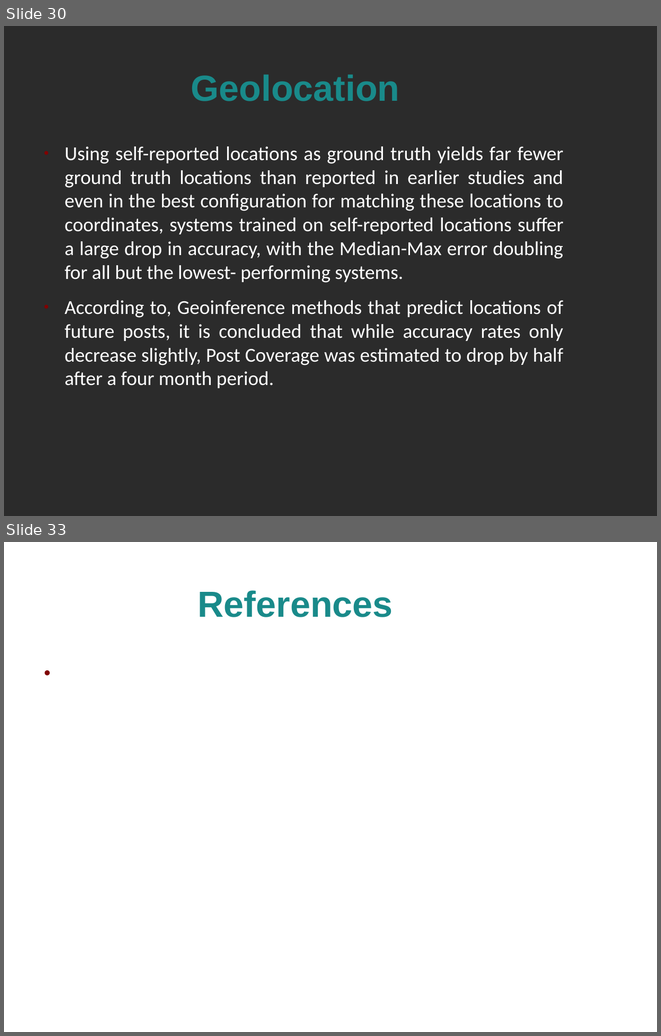
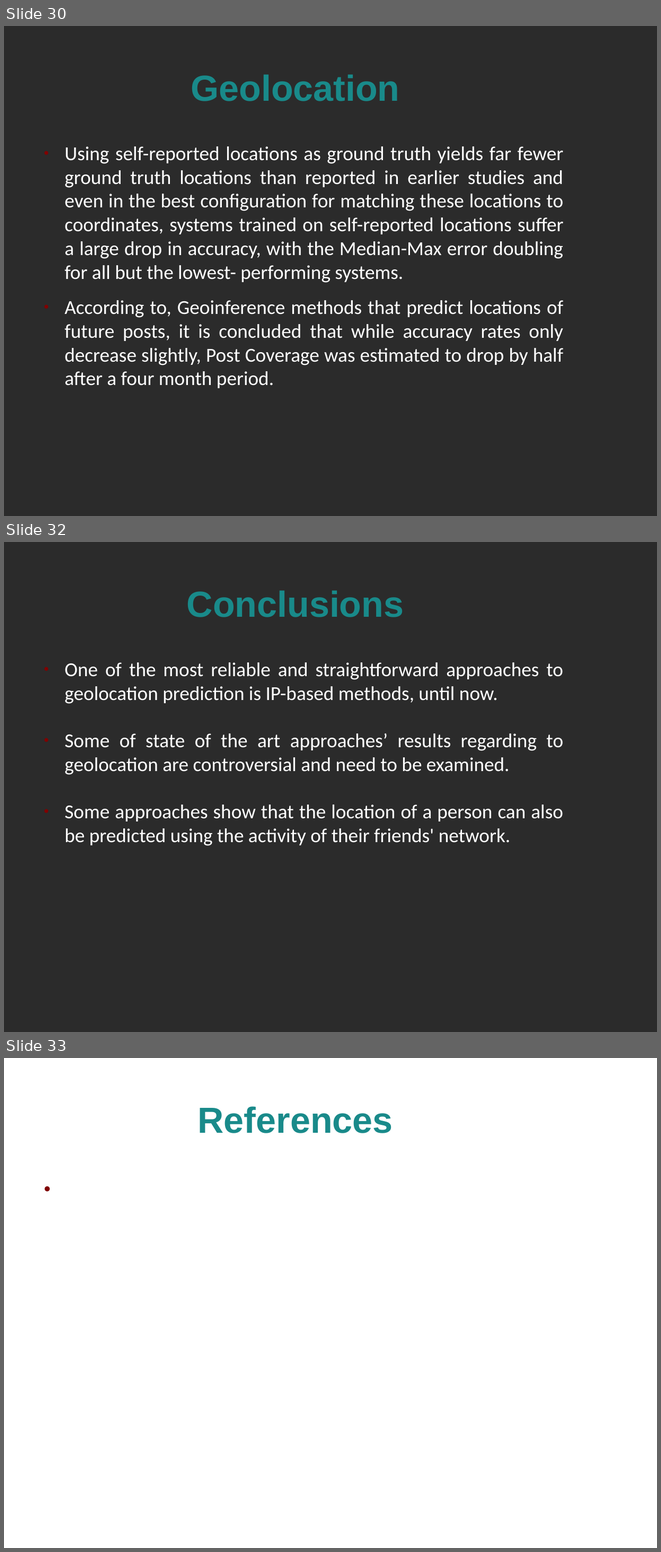
Before and after one commit to alextsil/twitter-topic-detection-and-analysis, a slide deck: parousiasi/presentation.odp. Shown one above the other, each under a label of ours: slides 30 and 33 before the commit, slides 30, 32 and 33 after it; the slides between them are not shown. The pictures are 661x1036 and 661x1552 pixels, drawn with LibreOffice and Linux fonts; fonts in the diff are those of the drawing; background and template pictures are left out; a plain dark background stands for a picture behind light text. Boxes give left, top, right and bottom in pixels: in the first picture for what was removed or moved away, otherwise in the second. Text is boxed around its words. In the diff, an @@ line names an element or a change of style, - is before the commit and + after.

Commit message:
Presentation: Conclusion

```diff
--- a/parousiasi/presentation.odp
+++ b/parousiasi/presentation.odp
@@ slide 32 added at box(4, 542, 657, 1032), background picture (left out) @@
@@ title added at box(187, 590, 404, 617), 44 pt, text #198A8A, bold @@
+Conclusions
@@ text added at box(64, 662, 563, 846), 24 pt, text #FFFFFF @@
+● One of the most reliable and straightforward approaches to geolocation prediction is IP-based methods, until now.
+● Some of state of the art approaches’ results regarding to geolocation are controversial and need to be examined.
+● Some approaches show that the location of a person can also be predicted using the activity of their friends' network.
```
Also in this commit, not shown: 8 slides changed, 1 other slide added, 2 slides removed, 4 other files.
